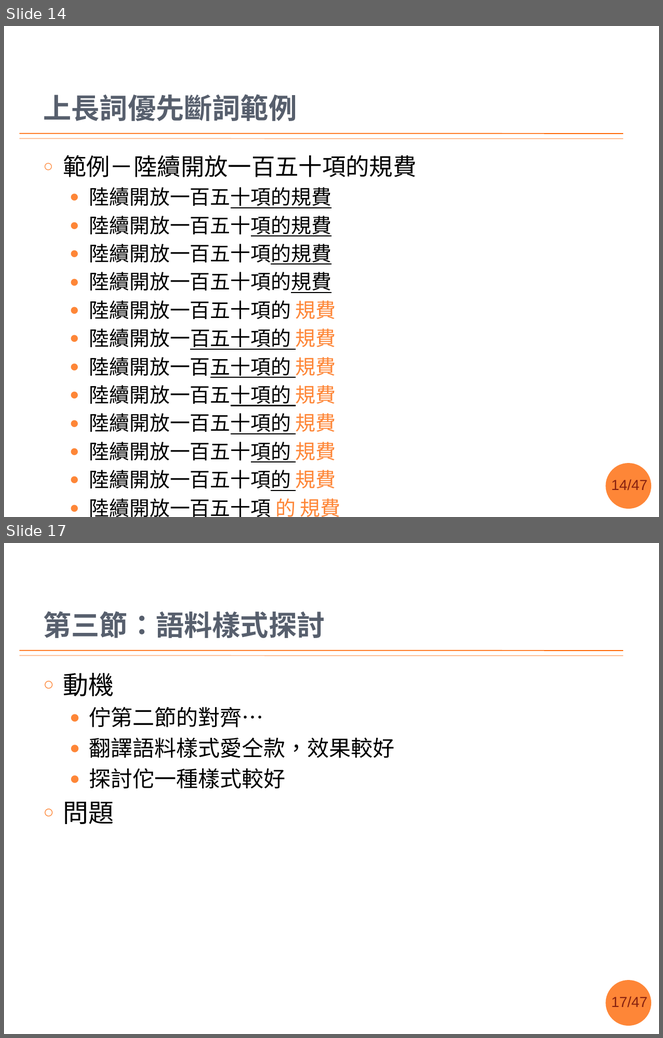
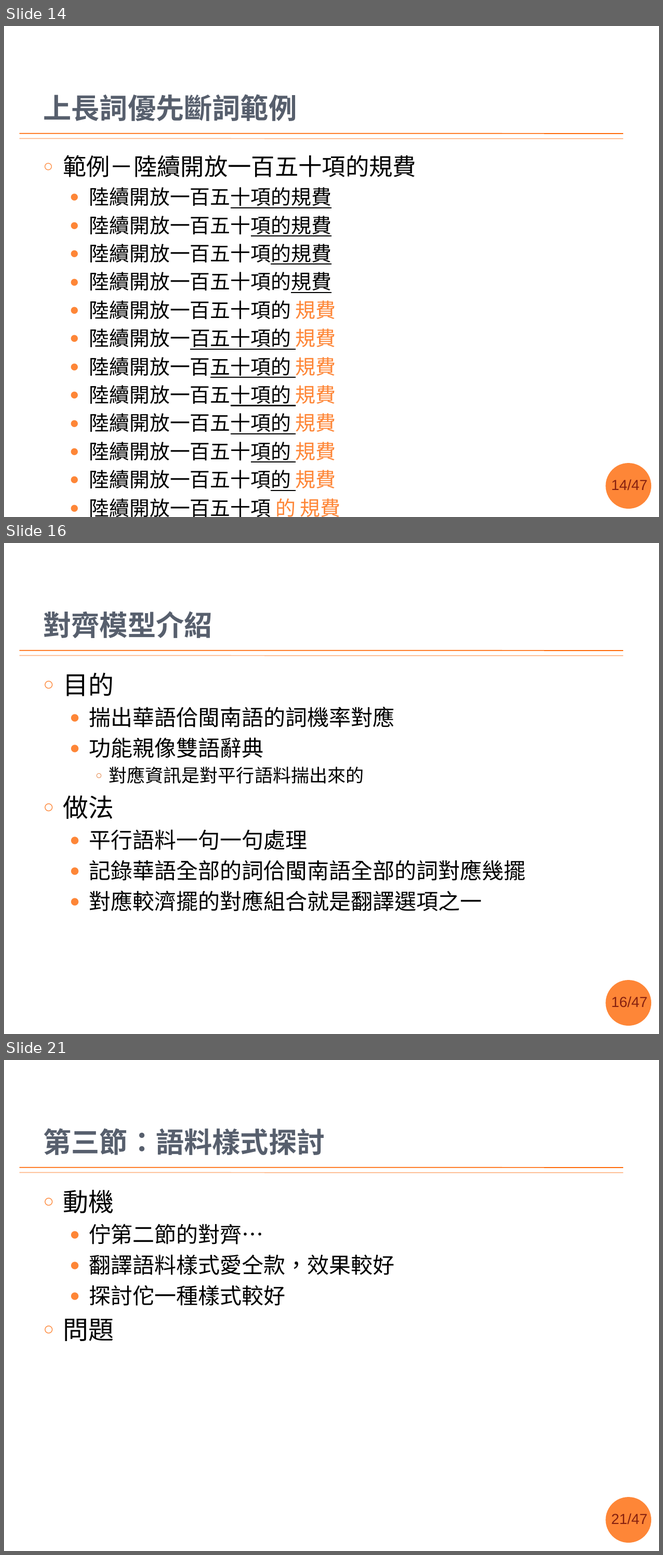
Before and after one commit to sih4sing5hong5/po3-ko3_tau5-iann2-phinn3, a slide deck: 翻譯報告.pptx. Shown one above the other, each under a label of ours: slides 14 and 17 before the commit, slides 14, 16 and 21 after it; the slides between them are not shown. The pictures are 663x1038 and 663x1555 pixels, drawn with LibreOffice and Linux fonts; fonts in the diff are those of the drawing; background and template pictures are left out. Boxes give left, top, right and bottom in pixels: in the first picture for what was removed or moved away, otherwise in the second. Text is boxed around its words. In the diff, an @@ line names an element or a change of style, - is before the commit and + after.

Commit message:
對齊模型的介紹差不多矣 丞宏

```diff
--- a/翻譯報告.pptx
+++ b/翻譯報告.pptx
@@ slide 16 added at [4, 543, 659, 1034], background #FFFFFF; not listed: 4 template elements that a slide beside it also shows @@
@@ title added at [43, 611, 212, 638], 31 pt, text #575F6D, bold @@
+對齊模型介紹
@@ text added at [63, 672, 526, 912], 24 pt, text #000000 @@
+○ 目的
+  ● 揣出華語佮閩南語的詞機率對應
+  ● 功能親像雙語辭典
+    ○ 對應資訊是對平行語料揣出來的
+○ 做法
+  ● 平行語料一句一句處理
+  ● 記錄華語全部的詞佮閩南語全部的詞對應幾擺
+  ● 對應較濟擺的對應組合就是翻譯選項之一
@@ what was slide 17 is now slide 21 @@
@@ page number at [611, 1514, 648, 1524]: text changed @@
-17/47
+21/47
```
Also in this commit, not shown: 1 slide changed, 3 other slides added.
